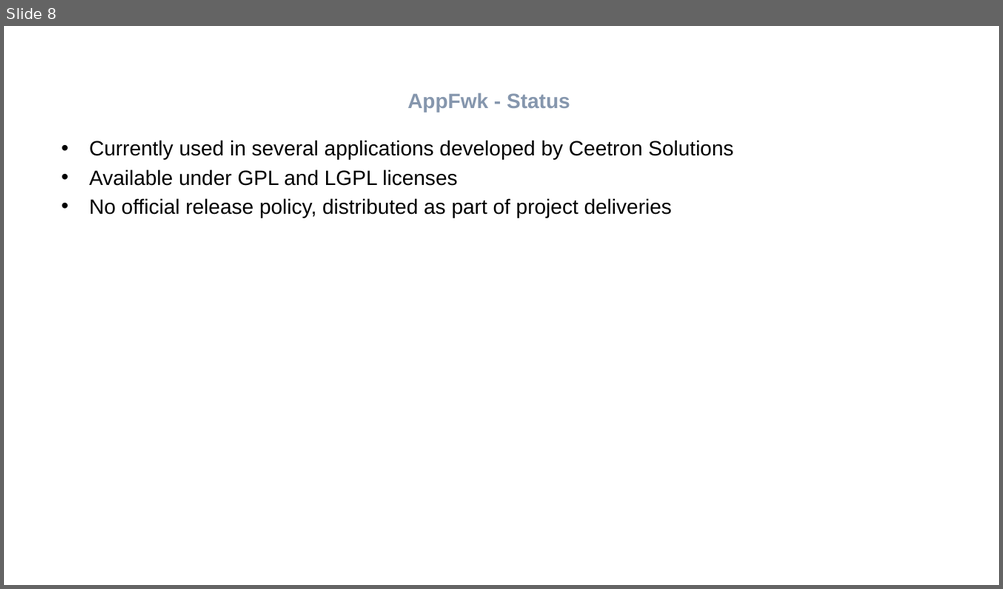
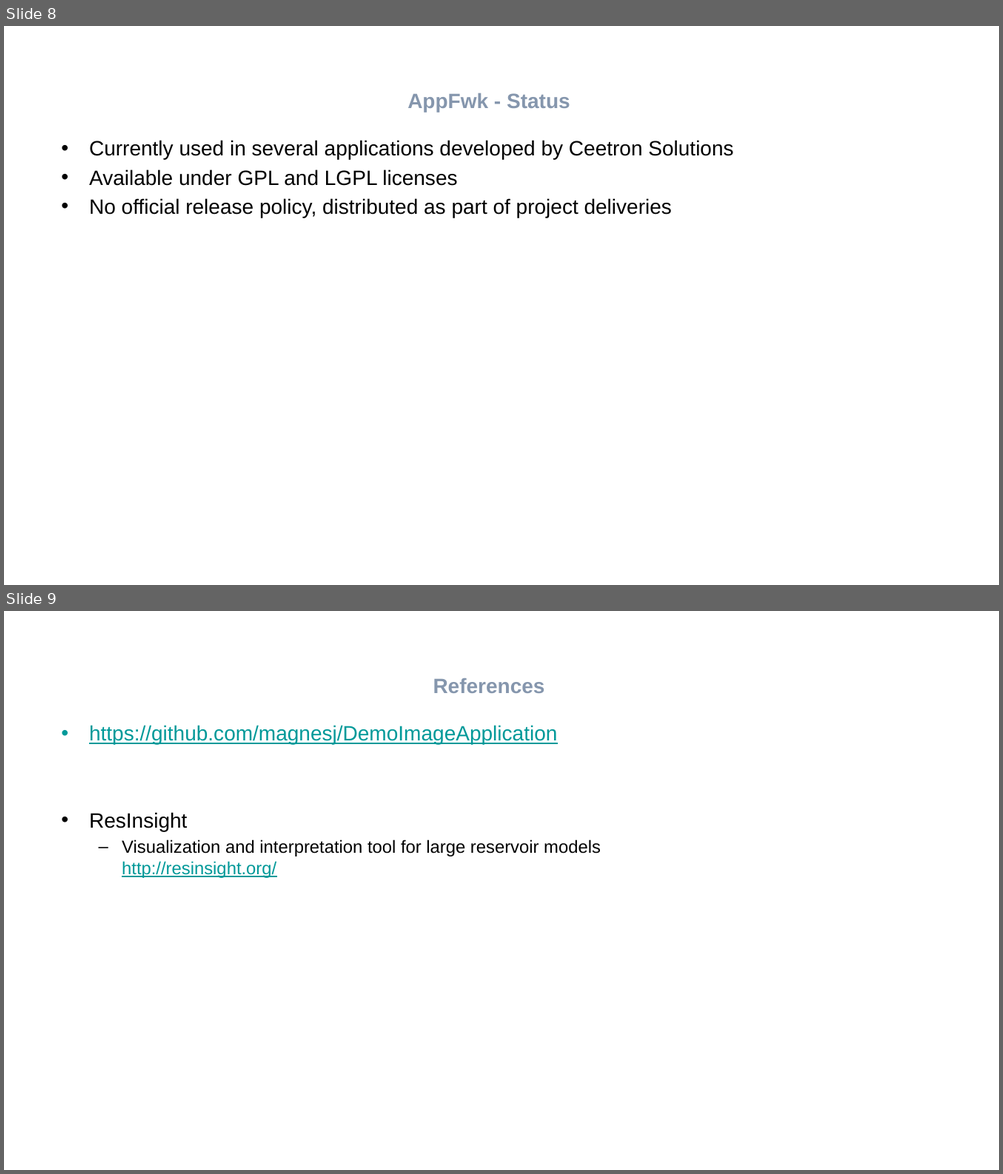
Before and after one commit to magnesj/DemoImageApplication, a slide deck: Presentation/Efficient application development using Qt.pptx. Shown one above the other, each under a label of ours: slide 8 before the commit, slides 8 and 9 after it. The pictures are 1003x589 and 1003x1174 pixels, drawn with LibreOffice and Linux fonts; fonts in the diff are those of the drawing; background and template pictures are left out. Boxes give left, top, right and bottom in pixels: in the first picture for what was removed or moved away, otherwise in the second. Text is boxed around its words. In the diff, an @@ line names an element or a change of style, - is before the commit and + after.

Commit message:
Added references

```diff
--- a/Presentation/Efficient application development using Qt.pptx
+++ b/Presentation/Efficient application development using Qt.pptx
@@ slide 9 added at [4,611,999,1170], background #FFFFFF @@
@@ title added at [433,678,545,693], 20 pt, text #8596AD, bold @@
+References
@@ text added at [89,725,600,878], 17 pt, text #009999, underline @@
+• https://github.com/magnesj/DemoImageApplication
+• ResInsight
+  – Visualization and interpretation tool for large reservoir models
+    http://resinsight.org/
```
